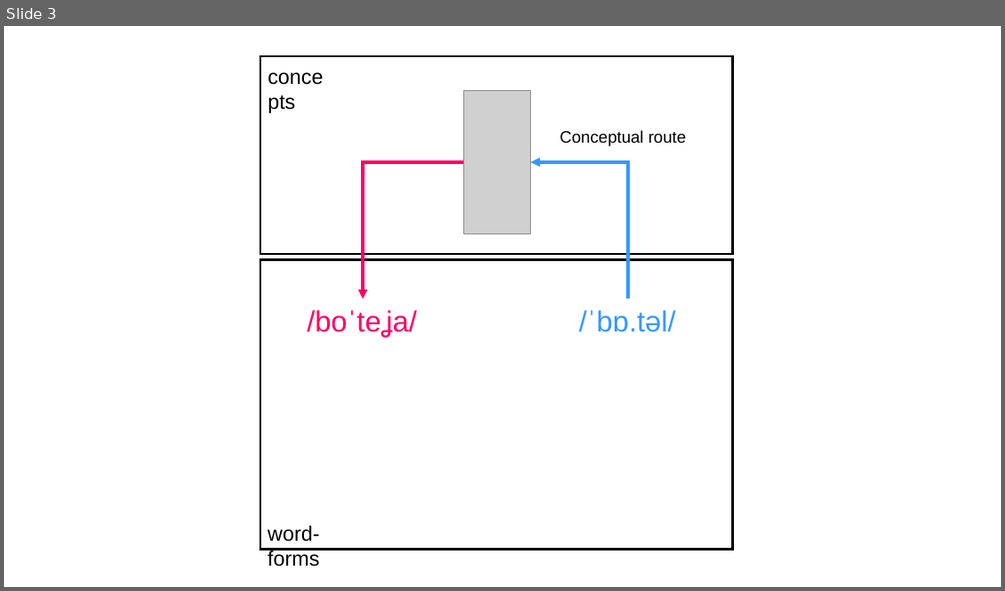
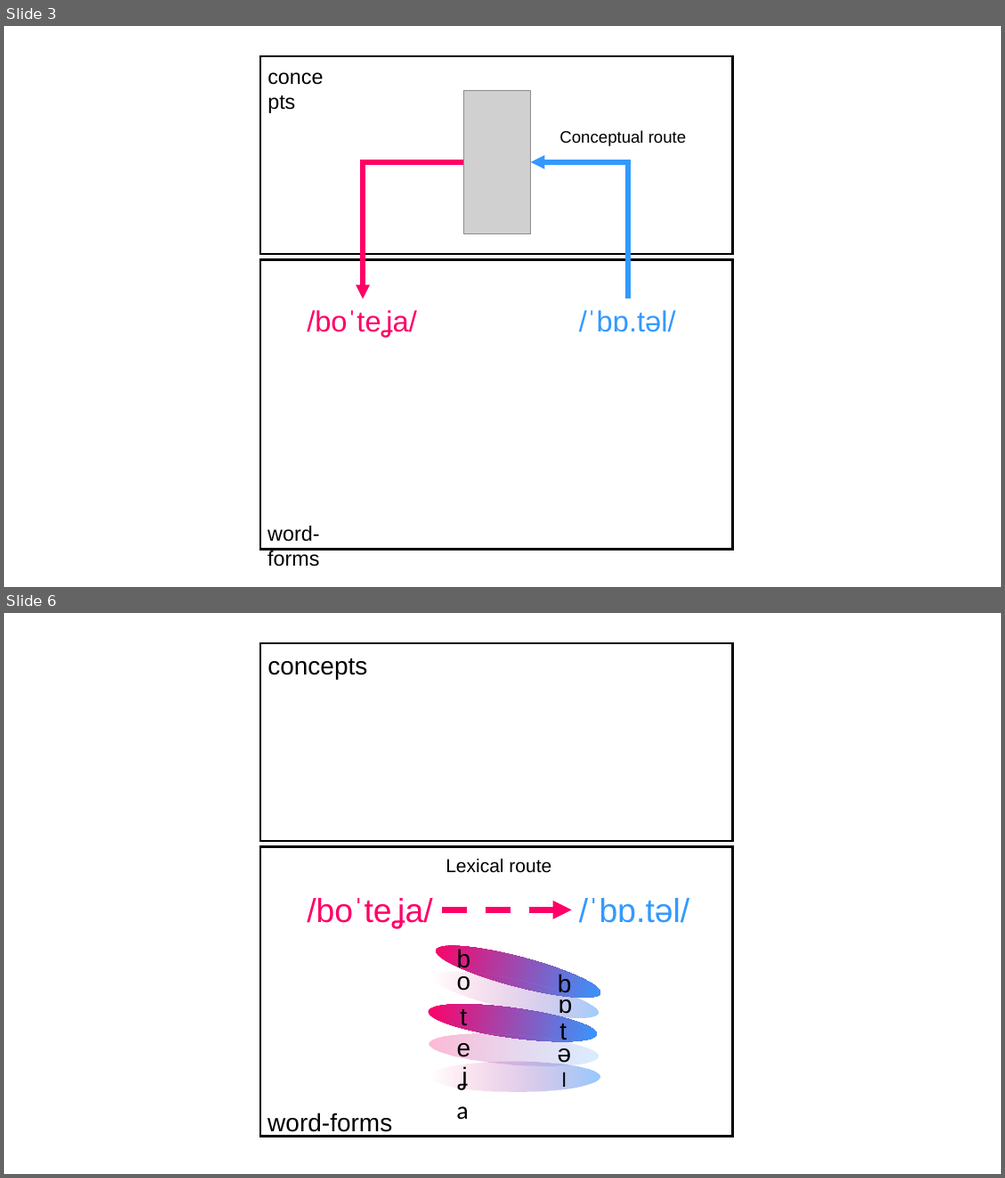
Before and after one commit to gongcastro/psycholing-cofee_2022_translation-elicitation, a slide deck: docs/figures.pptx. Shown one above the other, each under a label of ours: slide 3 before the commit, slides 3 and 6 after it; the slides between them are not shown. The pictures are 1005x591 and 1005x1178 pixels, drawn with LibreOffice and Linux fonts; fonts in the diff are those of the drawing; grey boxes stand for pictures. Boxes give left, top, right and bottom in pixels: in the first picture for what was removed or moved away, otherwise in the second. Text is boxed around its words. In the diff, an @@ line names an element or a change of style, - is before the commit and + after.

```diff
--- a/docs/figures.pptx
+++ b/docs/figures.pptx
@@ slide 6 added at [4, 613, 1001, 1174], background #FFFFFF @@
@@ rectangle added at [260, 643, 733, 841], outline #000000 2.25 pt @@
@@ text added at [267, 658, 367, 679], 24 pt, text #000000 @@
+concepts
@@ rectangle added at [260, 846, 733, 1135], outline #000000 2.25 pt @@
@@ text added at [445, 858, 551, 873], 18 pt, text #000000 @@
+Lexical route
@@ text added at [307, 898, 432, 929], 32 pt, text #FF0066 @@
+/boˈteʝa/
@@ text added at [579, 898, 689, 923], 32 pt, text #3399FF @@
+/ˈbɒ.təl/
@@ arrow added from (442, 910) to (572, 910), #3399FF 6 pt dashed @@
@@ group added at [426, 936, 604, 1119]: 11 texts, 5 ellipses @@
+b
+b
+o
+ɒ
+t
+t
+e
+ə
+ʝ
+a
+l
@@ text added at [267, 1112, 392, 1136], 24 pt, text #000000 @@
+word-forms
@@ slide 3 changed as well @@
@@ elbow arrow (464, 162) - (363, 299): stroke #FF0066 3 pt to #FF0066 4.5 pt @@
@@ elbow arrow (629, 299) - (531, 162): stroke #3399FF 3 pt to #3399FF 4.5 pt @@
```
Also in this commit, not shown: 3 other slides changed, 4 other slides added, 18 other files.
